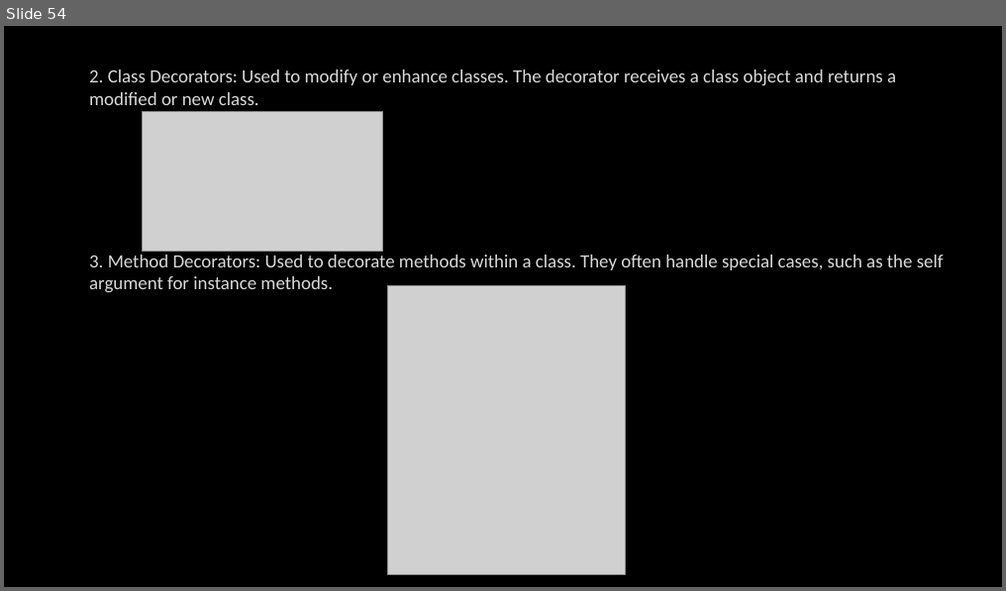
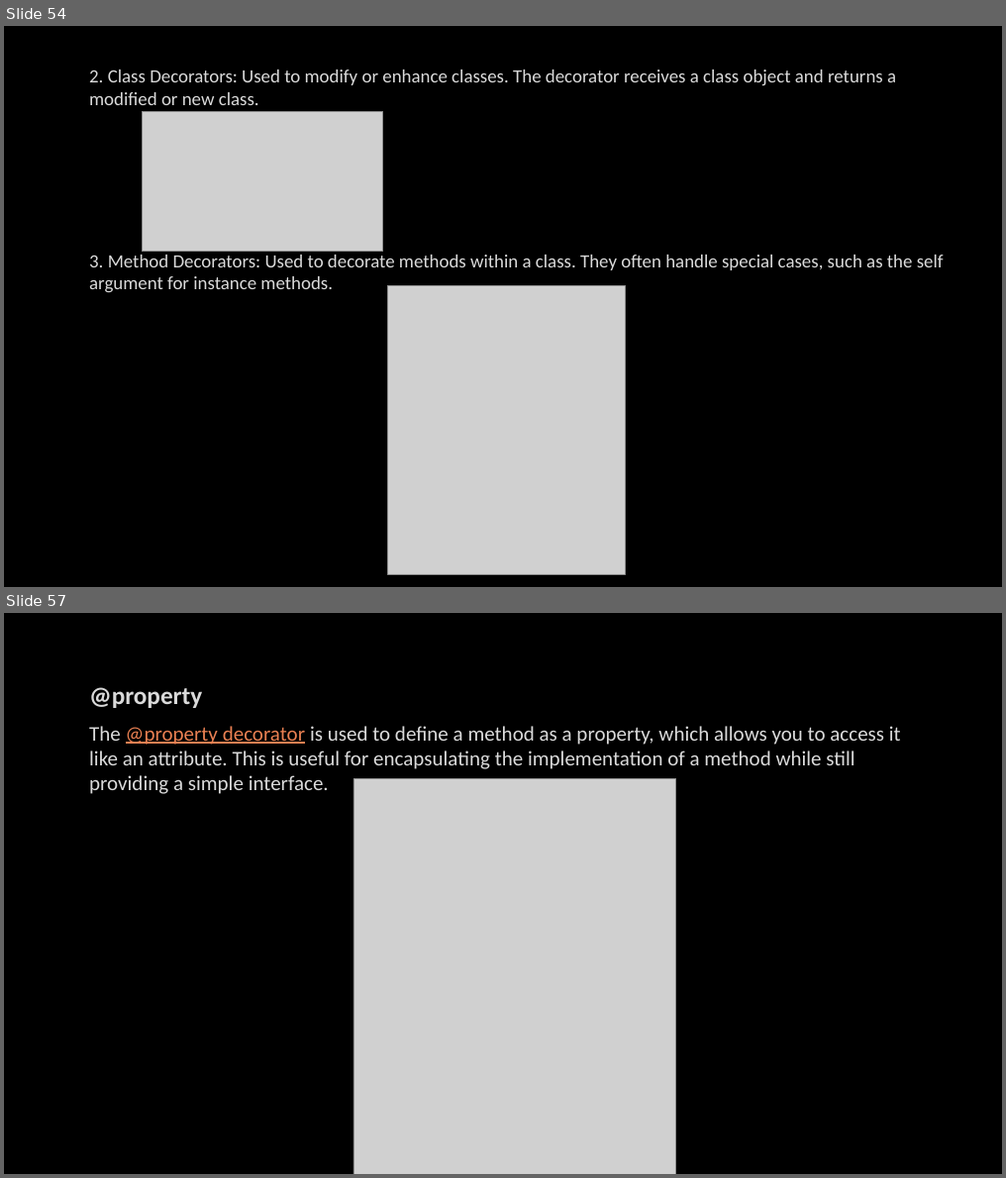
Before and after one commit to PCS-Global-Private-Limited/4041-Sagnik-PythonPDF, a slide deck: Python.pptx. Shown one above the other, each under a label of ours: slide 54 before the commit, slides 54 and 57 after it; the slides between them are not shown. The pictures are 1006x591 and 1006x1178 pixels, drawn with LibreOffice and Linux fonts; fonts in the diff are those of the drawing; grey boxes stand for pictures; background and template pictures are left out. Boxes give left, top, right and bottom in pixels: in the first picture for what was removed or moved away, otherwise in the second. Text is boxed around its words. In the diff, an @@ line names an element or a change of style, - is before the commit and + after.

```diff
--- a/Python.pptx
+++ b/Python.pptx
@@ slide 57 added at box(4, 613, 1002, 1174), background picture (left out) @@
@@ text added at box(89, 687, 901, 794), 20 pt, text #DADADA @@
+@property
+The @property decorator is used to define a method as a property, which allows you to access it like an attribute. This is useful for encapsulating the implementation of a method while still providing a simple interface.
@@ picture added at box(353, 779, 676, 1174) @@
```
Also in this commit, not shown: 3 other slides added.
